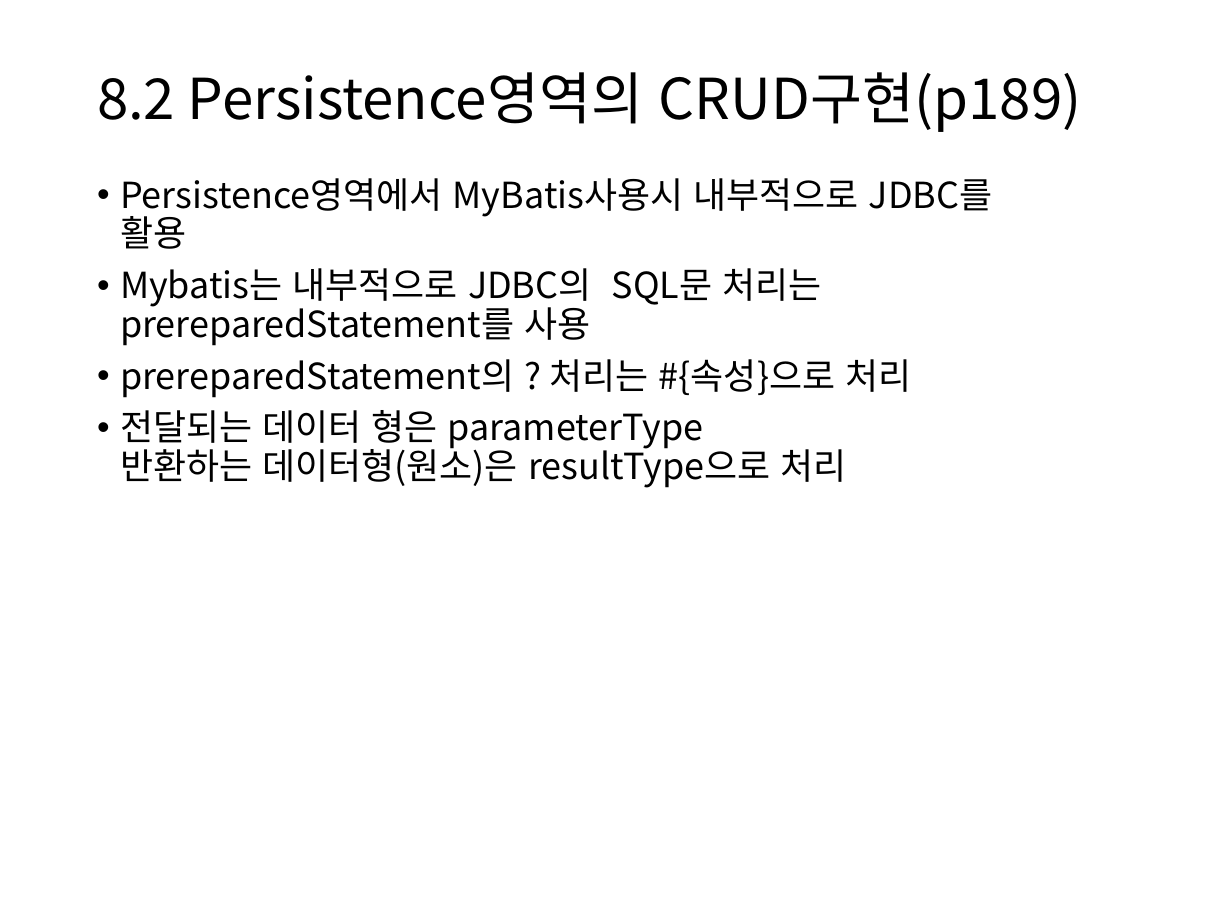
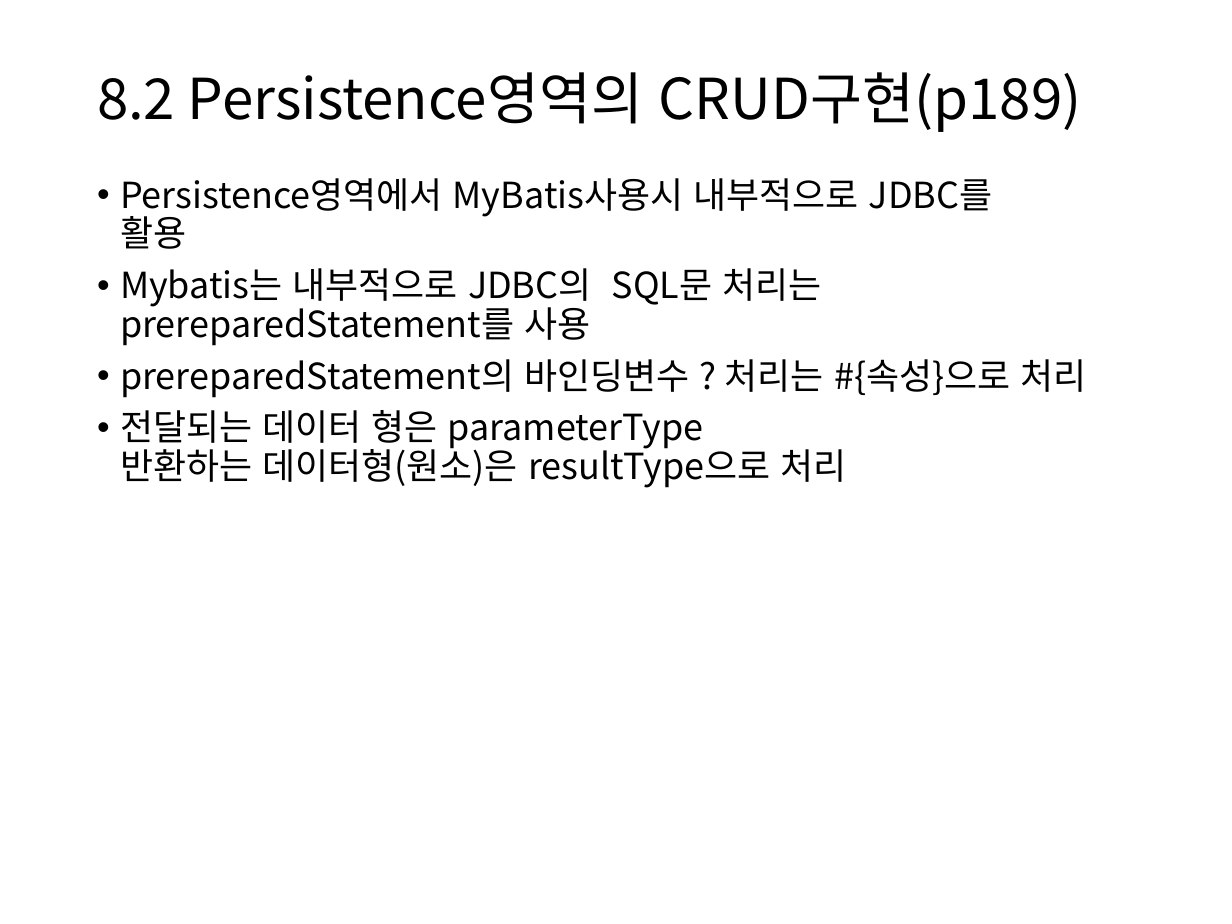
Before and after one commit to itrecipe/Web_Study_ez, a slide deck: slide 22 of spring - 학습자료/PART3.pptx. Drawn at 1232x924 pixels with LibreOffice and Linux fonts; fonts in the diff are those of the drawing. Boxes give left, top, right and bottom in pixels: in the first picture for what was removed or moved away, otherwise in the second. Text is boxed around its words. In the diff, an @@ line names an element or a change of style, - is before the commit and + after.

```diff
--- a/spring - 학습자료/PART3.pptx
+++ b/spring - 학습자료/PART3.pptx
@@ text at bbox=[120, 359, 1087, 398]: text changed @@
-• prereparedStatement의 ? 처리는 #{속성}으로 처리
+• prereparedStatement의 바인딩변수 ? 처리는 #{속성}으로 처리
```
Also in this commit, not shown: 6 other slides changed, 2 slides added.
